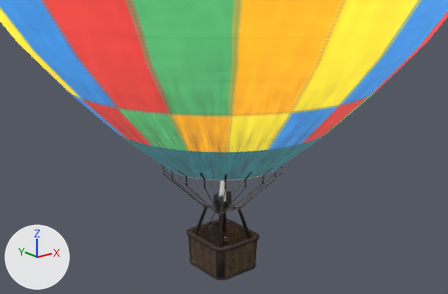
Two versions of the OBJ model globo_aerostatico.obj, one commit apart.
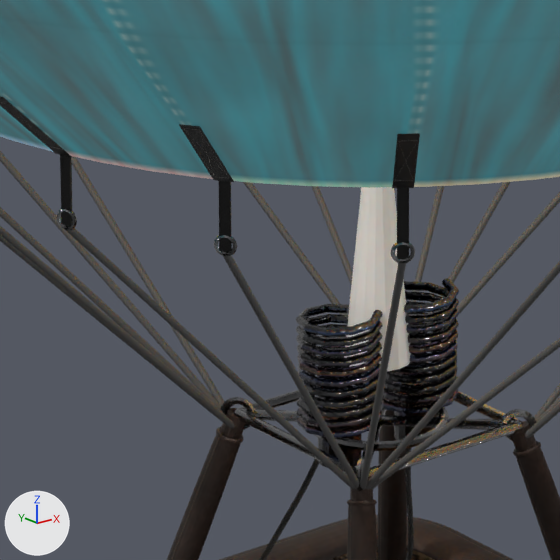
Each version appears first from a camera (50 mm lens) standing at (-12.03, -15.12, 10.24) and looking at (0.27, 0.25, 4.09), and next in a close-up on the part from 40% to 54% of the width and 54% to 76% of the height. Arrows for +X, +Y and +Z are at lower left; the lights stay in place. The last two pictures show the newer version. Where no turn or scale is listed for an object, it has been applied to the vertices.

In view in the first close-up: 'Basket_RimTop', 'Basket_UprightPad_01', 'Basket_UprightPad_02', 'Basket_UprightPad_04', 'Burner_Coil_L', 'Burner_Coil_R', 'Burner_Flame', 'Envelope_Fabric', 'Rigging_Cable_08', 'Rigging_Cable_11', 'Rigging_Cable_12', 'Rigging_Cable_15' and 45 more.
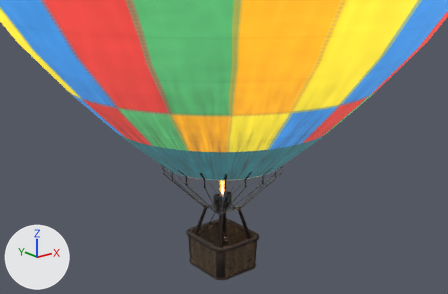
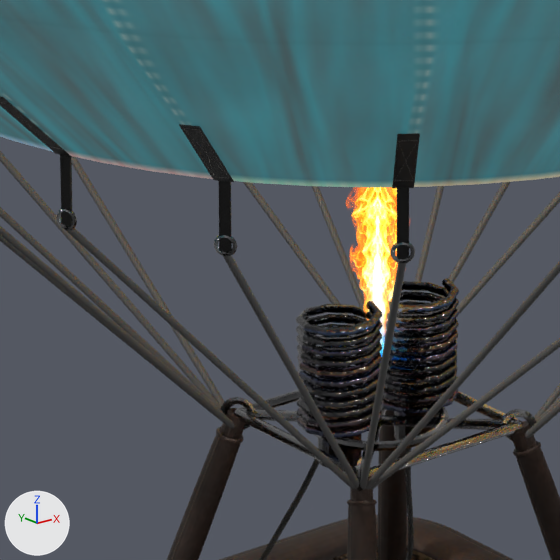
What changed in the scene script:
```text
Add img_flama_color_png:
    img_flama_color_png = load_image('flama_color.png', 'texturas/flama_color.png', 1024, 1536, 'sRGB')
Change mat_m_flame:
    where n0 = _N.new('ShaderNodeBsdfPrincipled'); n0.name = 'Principled BSDF'
    n0.inputs[2].default_value: 0.4 -> 1.0  # 'Roughness'
    add n0.inputs[28].default_value = 1.0  # 'Emission Strength'
    add n2 = _N.new('ShaderNodeTexImage'); n2.name = 'Image Texture'
    add n2.image = img_flama_color_png
    add n3 = _N.new('ShaderNodeTexImage'); n3.name = 'Image Texture.001'
    add n3.image = img_flama_color_png
    add n4 = _N.new('ShaderNodeTexImage'); n4.name = 'Image Texture.002'
    add n4.image = img_flama_color_png
    add _L.new(n2.outputs[0], n0.inputs[0])  # 'Color' to 'Base Color'
    add _L.new(n3.outputs[0], n0.inputs[27])  # 'Color' to 'Emission Color'
    add _L.new(n4.outputs[1], n0.inputs[4])  # 'Alpha' to 'Alpha'
Change me_burner_flame:
    used by ob_burner_flame; location = (0.0, 0.0, 0.0)
    remove me_burner_flame.from_pydata(...)  # 32 vertices, 60 faces; spans x -0.132..0.132, y -0.132..0.132, z 2.335..3.525
    add me_burner_flame.from_pydata(...)  # 8 vertices, 4 faces; spans x -0.403..0.403, y -0.403..0.403, z 2.3..3.51
    me_burner_flame part 1: the whole mesh is rebuilt
```

What differs and where, as boxes (x1, y1, x2, y2) in the close-ups (560 x 560 px):
'Burner_Flame', surface changed, reshaped: before (344, 187, 411, 371); after (346, 187, 398, 362)
